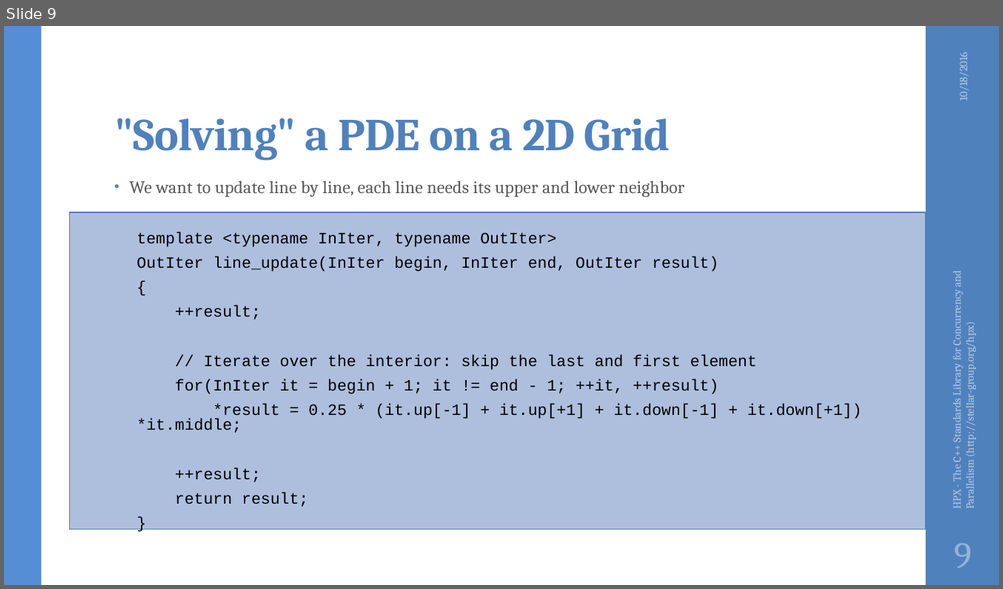
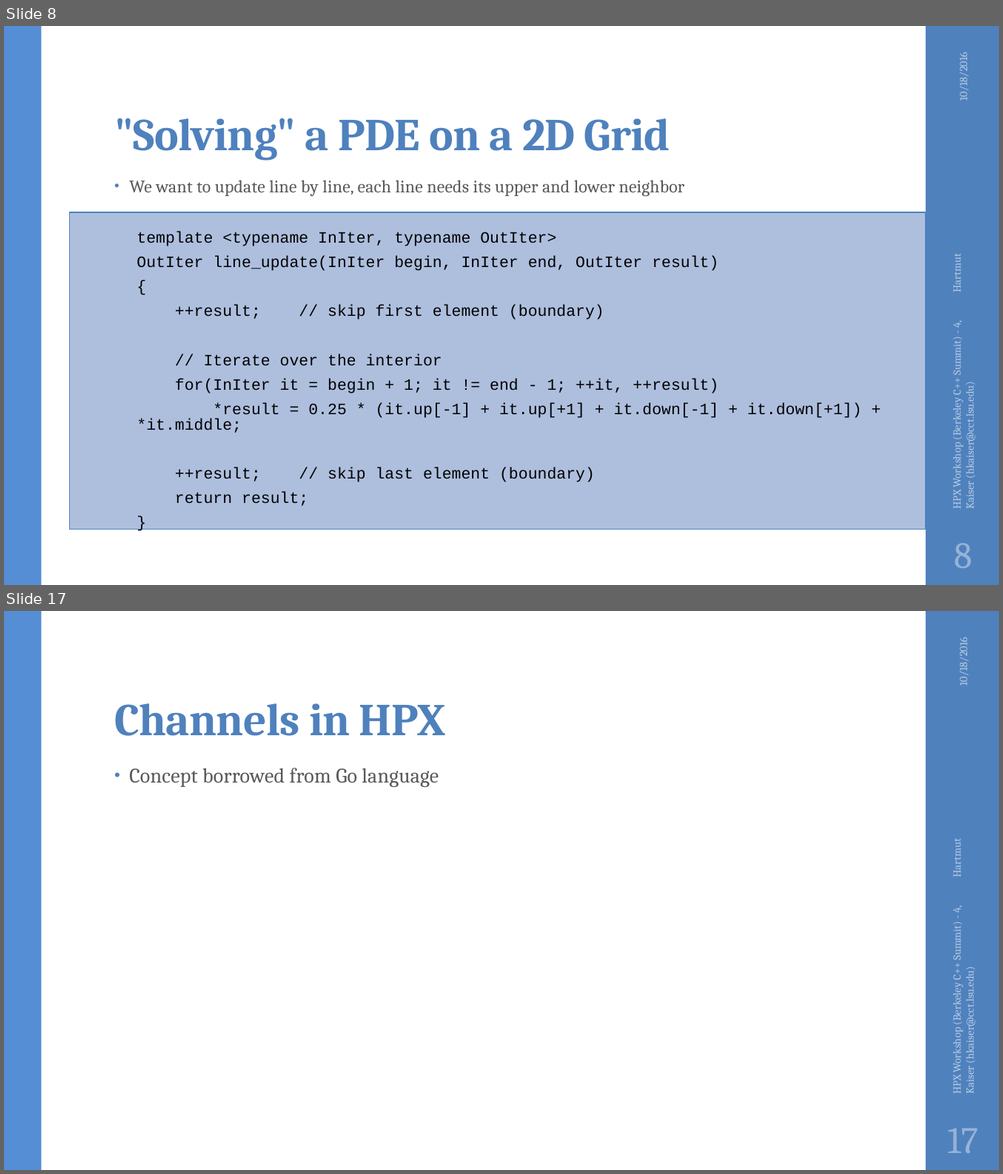
Before and after one commit to STEllAR-GROUP/tutorials, a slide deck: lbl2016/HPX Workshop (Berkeley C++ Summit) - 4.pptx. Shown one above the other, each under a label of ours: slide 9 before the commit, slides 8 and 17 after it; the slides between them are not shown. The pictures are 1003x589 and 1003x1174 pixels, drawn with LibreOffice and Linux fonts; fonts in the diff are those of the drawing; background and template pictures are left out. Boxes give left, top, right and bottom in pixels: in the first picture for what was removed or moved away, otherwise in the second. Text is boxed around its words. In the diff, an @@ line names an element or a change of style, - is before the commit and + after.

```diff
--- a/lbl2016/HPX Workshop (Berkeley C++ Summit) - 4.pptx
+++ b/lbl2016/HPX Workshop (Berkeley C++ Summit) - 4.pptx
@@ slide 17 added at <box>4,611,999,1170</box>, background #FFFFFF; not listed: 2 template elements that a slide beside it also shows @@
@@ text added at <box>956,641,970,684</box>, 10.5 pt, text #B9CDE5 @@
+10/18/2016
@@ title added at <box>114,703,446,736</box>, 44 pt, text #4F81BD, bold @@
+Channels in HPX
@@ text added at <box>129,768,438,787</box>, 20 pt, text #595959 @@
+• Concept borrowed from Go language
@@ text added at <box>949,906,976,1093</box>, 10.5 pt, text #B9CDE5 @@
+HPX Workshop (Berkeley C++ Summit) - 4, Hartmut Kaiser (hkaiser@cct.lsu.edu)
@@ page number added at <box>947,1128,978,1153</box>, 36 pt, text #95B3D7 @@
+17
@@ what was slide 9 is now slide 8 @@
@@ slide 8 changed as well @@
@@ text at <box>175,305,604,366</box>: text changed @@
-  ++result;
-  // Iterate over the interior: skip the last and first element
+  ++result; // skip first element (boundary)
+  // Iterate over the interior
@@ text at <box>949,321,976,508</box>: text changed @@
-HPX - The C++ Standards Library for Concurrency and Parallelism (http://stellar-group.org/hpx)
+HPX Workshop (Berkeley C++ Summit) - 4, Hartmut Kaiser (hkaiser@cct.lsu.edu)
@@ text at <box>136,403,862,483</box>: text changed @@
-  *result = 0.25 * (it.up[-1] + it.up[+1] + it.down[-1] + it.down[+1]) *it.middle;
-  ++result;
+  *result = 0.25 * (it.up[-1] + it.up[+1] + it.down[-1] + it.down[+1]) + *it.middle;
+  ++result; // skip last element (boundary)
@@ page number at <box>953,543,971,568</box>: text changed @@
-9
+8
```
Also in this commit, not shown: 10 other slides changed, 9 other slides added, 2 other files.
